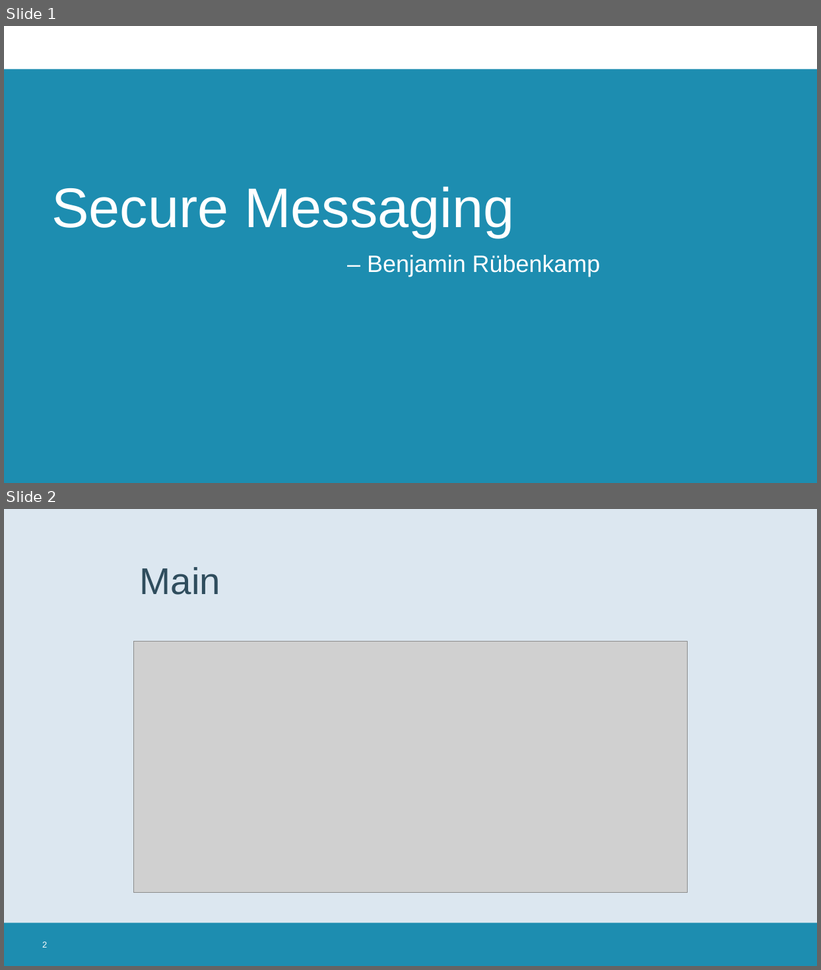
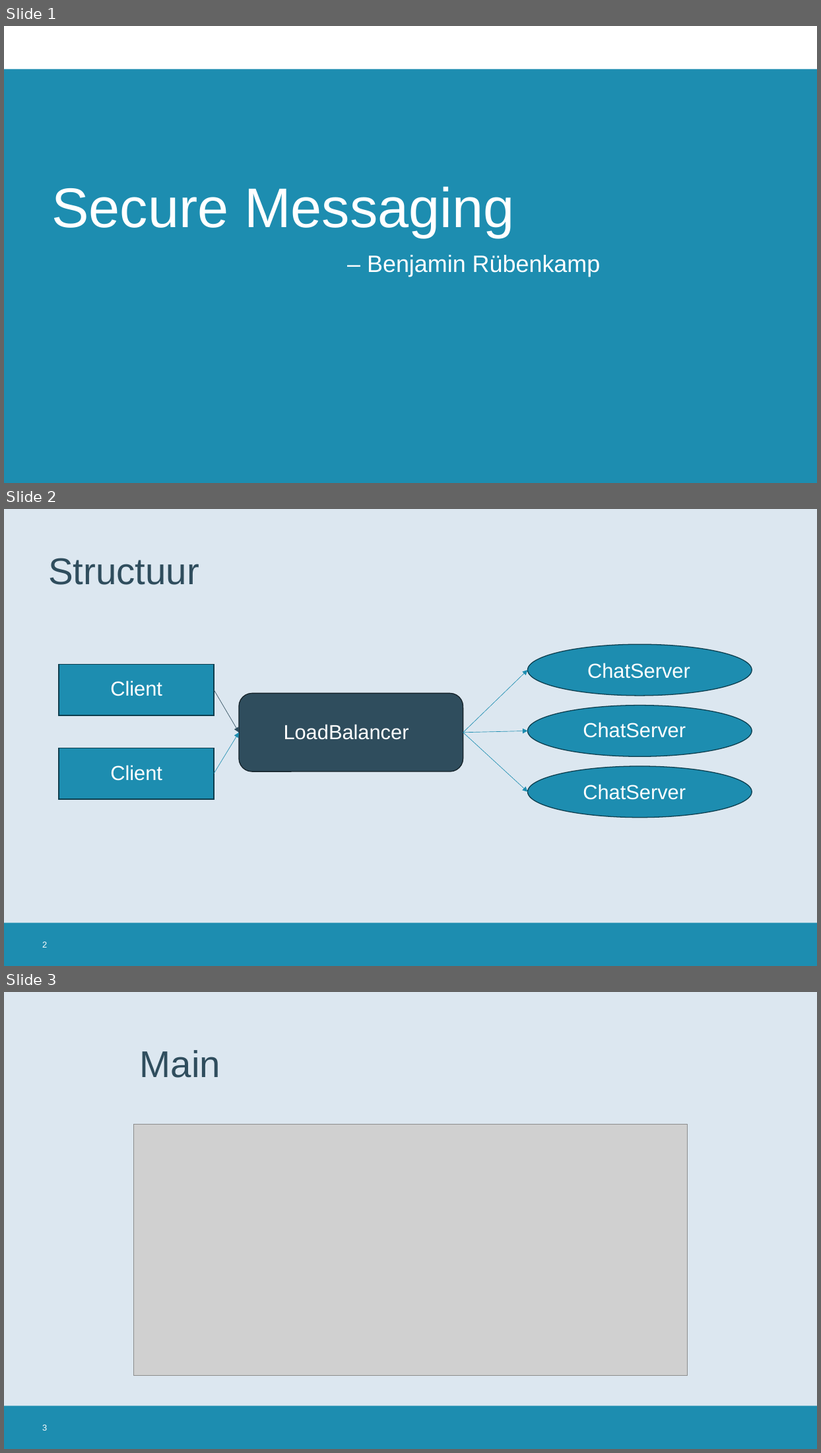
Before and after one commit to Benjamin4-23/secure_messaging_app, a slide deck: project_bulletin_board.pptx. Shown one above the other, each under a label of ours: slides 1 and 2 before the commit, slides 1, 2 and 3 after it. The pictures are 821x970 and 821x1453 pixels, drawn with LibreOffice and Linux fonts; fonts in the diff are those of the drawing; grey boxes stand for pictures; background and template pictures are left out. Boxes give left, top, right and bottom in pixels: in the first picture for what was removed or moved away, otherwise in the second. Text is boxed around its words. In the diff, an @@ line names an element or a change of style, - is before the commit and + after.

```diff
--- a/project_bulletin_board.pptx
+++ b/project_bulletin_board.pptx
@@ slide 2 added at [4,509,817,966], background #FFFFFF; not listed: 2 template elements that a slide beside it also shows @@
@@ text added at [48,558,199,585], 44 pt, text #2F4D5D @@
+Structuur
@@ ellipse added at [528,644,752,696], fill #1D8DB0, outline #0D3E4D 1 pt @@
@@ rectangle added at [59,665,214,716], fill #1D8DB0, outline #0D3E4D 1 pt @@
@@ text added at [587,663,690,679], 24 pt, text #FFFFFF @@
+ChatServer
@@ text added at [110,681,162,696], 24 pt, text #FFFFFF @@
+Client
@@ arrow added from (463, 733) to (528, 670), #1D8DB0 0.5 pt @@
@@ arrow added from (214, 690) to (239, 733), #2F4D5D 0.5 pt @@
@@ rounded rectangle added at [239,693,463,772], fill #2F4D5D, outline #152229 1 pt @@
@@ ellipse added at [528,706,752,757], fill #1D8DB0, outline #0D3E4D 1 pt @@
@@ text added at [284,724,409,740], 24 pt, text #FFFFFF @@
+LoadBalancer
@@ text added at [583,722,686,738], 24 pt, text #FFFFFF @@
+ChatServer
@@ arrow added from (214, 774) to (239, 733), #1D8DB0 0.5 pt @@
@@ arrow added from (463, 733) to (528, 792), #1D8DB0 0.5 pt @@
@@ arrow added from (463, 733) to (528, 731), #1D8DB0 0.5 pt @@
@@ rectangle added at [59,748,214,799], fill #1D8DB0, outline #0D3E4D 1 pt @@
@@ text added at [110,765,162,781], 24 pt, text #FFFFFF @@
+Client
@@ ellipse added at [528,766,752,818], fill #1D8DB0, outline #0D3E4D 1 pt @@
@@ text added at [583,784,686,800], 24 pt, text #FFFFFF @@
+ChatServer
@@ page number added at [42,942,47,948], 10 pt, text #FFFFFF @@
+2
@@ what was slide 2 is now slide 3 @@
@@ page number at [42,1425,47,1431]: text changed @@
-2
+3
```
Also in this commit, not shown: 2 slides removed.
